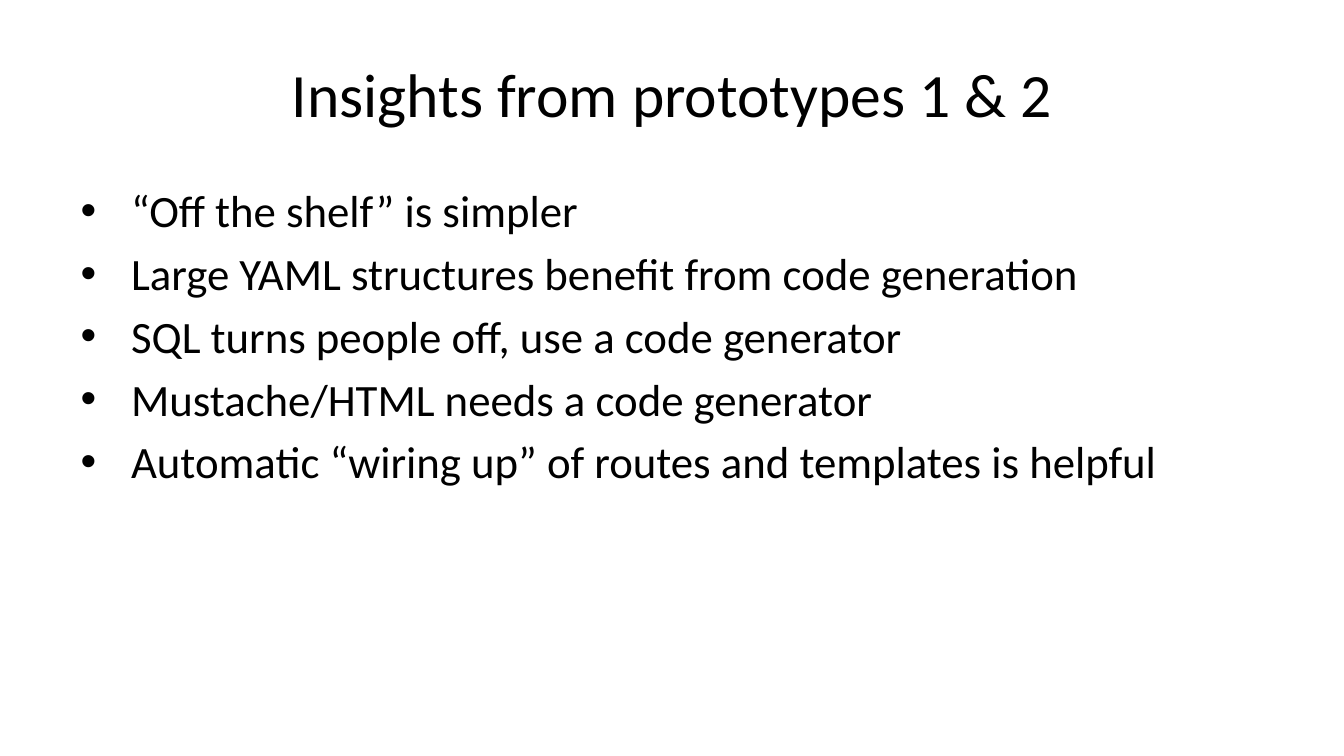
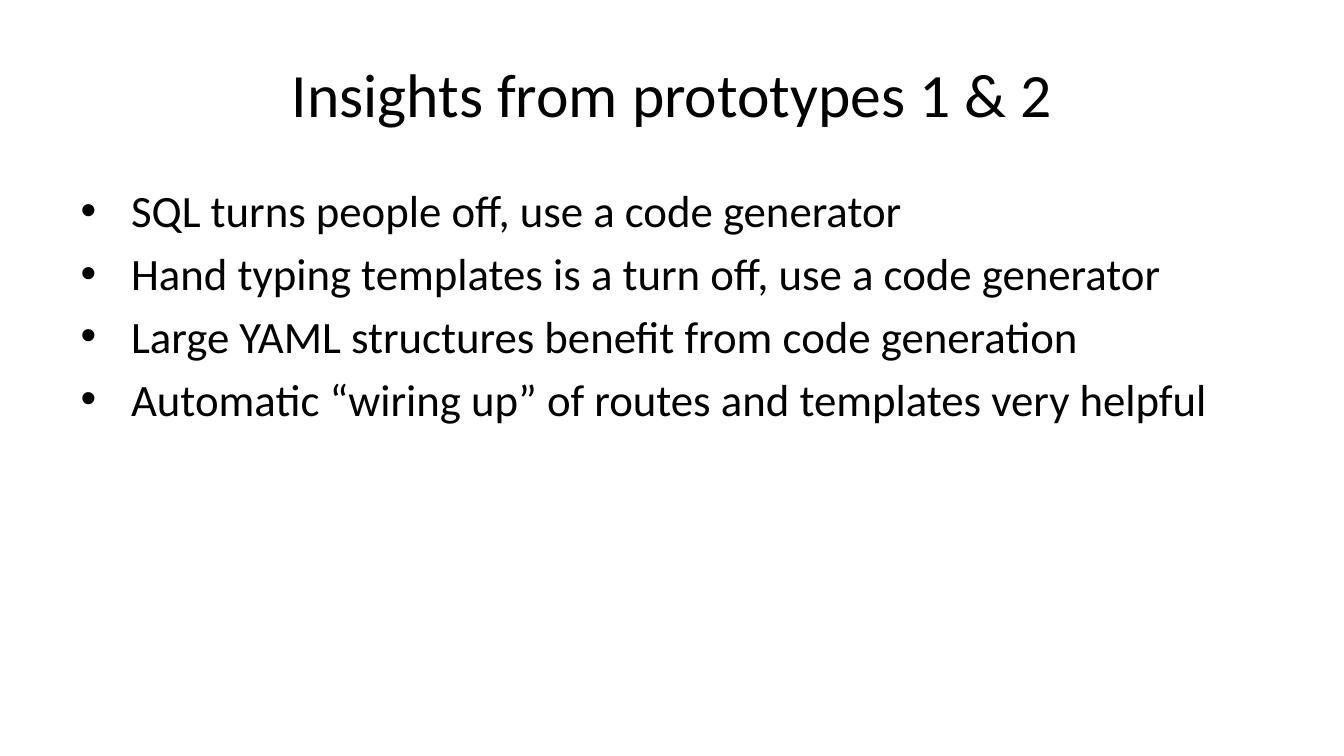
Before and after one commit to caltechlibrary/newt, a slide deck: slide 21 of presentation2/newt-p2.pptx (slide 22 before the commit). Drawn at 1344x756 pixels with LibreOffice and Linux fonts; fonts in the diff are those of the drawing. Boxes give left, top, right and bottom in pixels: in the first picture for what was removed or moved away, otherwise in the second. Text is boxed around its words. In the diff, an @@ line names an element or a change of style, - is before the commit and + after.

```diff
--- a/presentation2/newt-p2.pptx
+++ b/presentation2/newt-p2.pptx
@@ text at bbox=[131, 196, 1160, 298]: text changed @@
-• “Off the shelf” is simpler
+• SQL turns people off, use a code generator
+• Hand typing templates is a turn off, use a code generator
@@ text at bbox=[131, 384, 1207, 424]: text changed @@
-• SQL turns people off, use a code generator
-• Mustache/HTML needs a code generator
-• Automatic “wiring up” of routes and templates is helpful
+• Automatic “wiring up” of routes and templates very helpful
```
Also in this commit, not shown: 16 other slides changed, 7 slides added, 10 slides removed, 4 other files.
